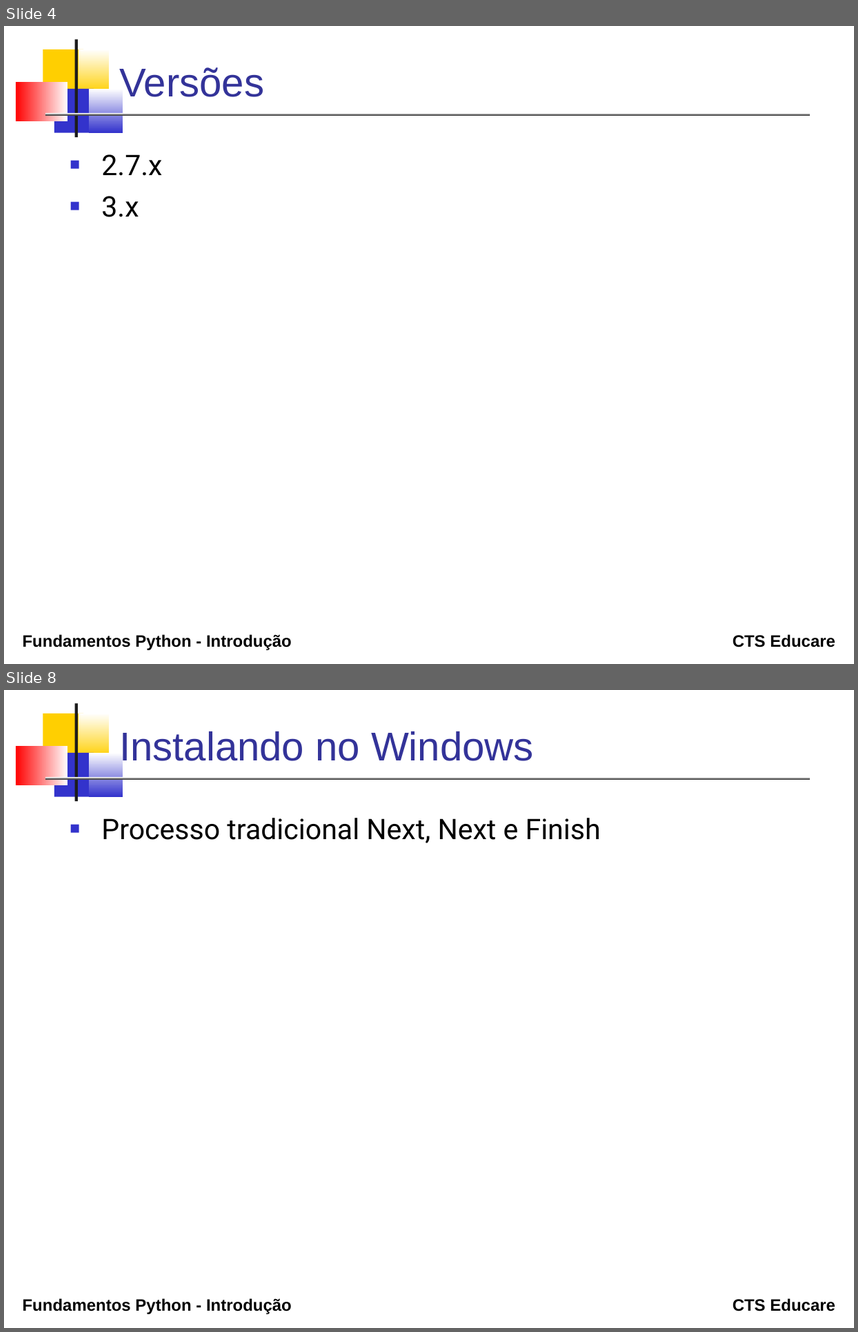
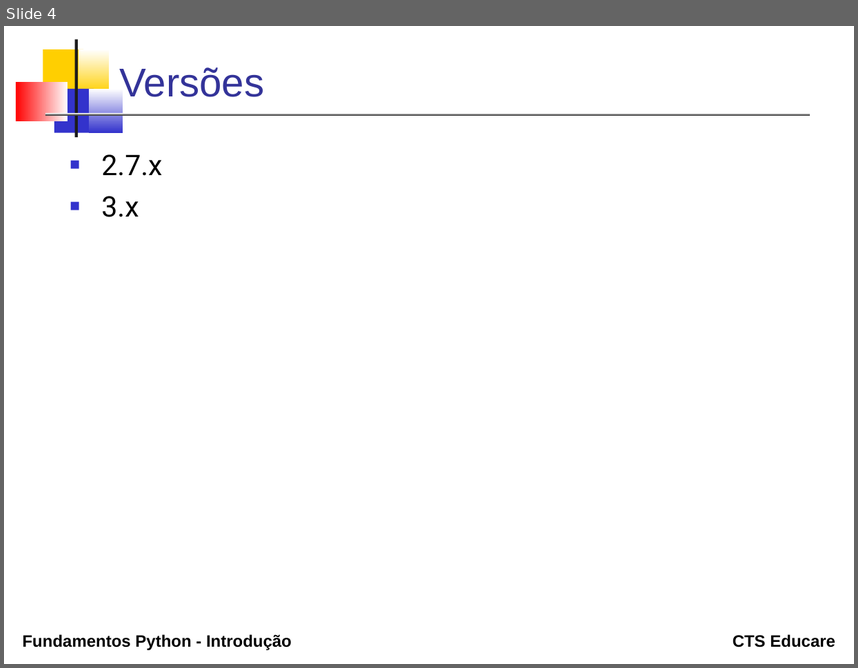
Before and after one commit to erosvitor/curso-python-fundamentos, a slide deck: topicos/01_introducao/Introducao.odp. Shown one above the other, each under a label of ours: slides 4 and 8 before the commit, slide 4 after it; the slides between them are not shown. The pictures are 858x1332 and 858x668 pixels, drawn with LibreOffice and Linux fonts; fonts in the diff are those of the drawing. Boxes give left, top, right and bottom in pixels: in the first picture for what was removed or moved away, otherwise in the second. Text is boxed around its words. In the diff, an @@ line names an element or a change of style, - is before the commit and + after.

```diff
--- a/topicos/01_introducao/Introducao.odp
+++ b/topicos/01_introducao/Introducao.odp
@@ slide 8 removed at bbox=[4, 690, 854, 1328], background #FFFFFF; not listed: 9 template elements that a slide beside it also shows @@
@@ title removed at bbox=[119, 731, 534, 768] @@
-Instalando no Windows
@@ text removed at bbox=[101, 818, 601, 843] @@
-■ Processo tradicional Next, Next e Finish
```
Also in this commit, not shown: 4 slides changed, 2 slides added, 6 other slides removed, 14 other files.
